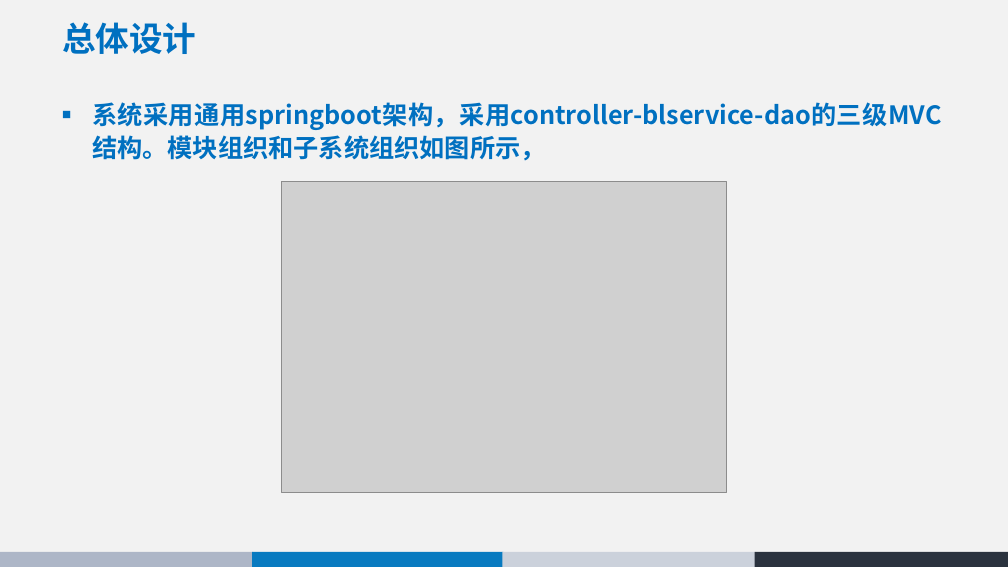
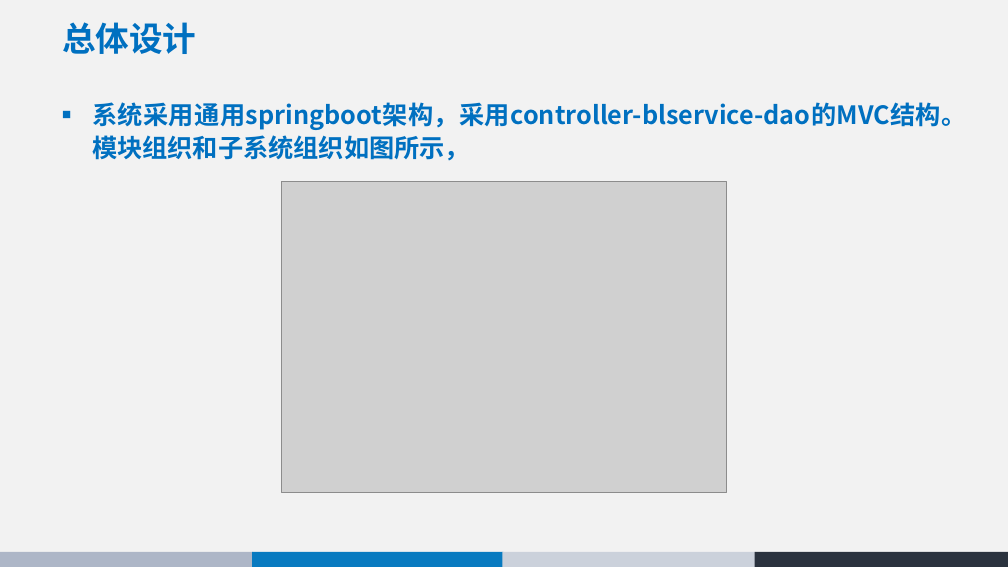
Before and after one commit to 74237423/Architecture, a slide deck: slide 12 of 同城互助系统 - 体系结构设计.pptx (slide 10 before the commit). Drawn at 1008x567 pixels with LibreOffice and Linux fonts; fonts in the diff are those of the drawing; grey boxes stand for pictures. Boxes give left, top, right and bottom in pixels: in the first picture for what was removed or moved away, otherwise in the second. Text is boxed around its words. In the diff, an @@ line names an element or a change of style, - is before the commit and + after.

```diff
--- a/同城互助系统 - 体系结构设计.pptx
+++ b/同城互助系统 - 体系结构设计.pptx
@@ text at [92, 102, 967, 161]: text changed @@
-■ 系统采用通用springboot架构，采用controller-blservice-dao的三级MVC结构。模块组织和子系统组织如图所示，
+■ 系统采用通用springboot架构，采用controller-blservice-dao的MVC结构。模块组织和子系统组织如图所示，
```
Also in this commit, not shown: 4 other slides changed, 6 slides added, 7 slides removed, 1 other file.
